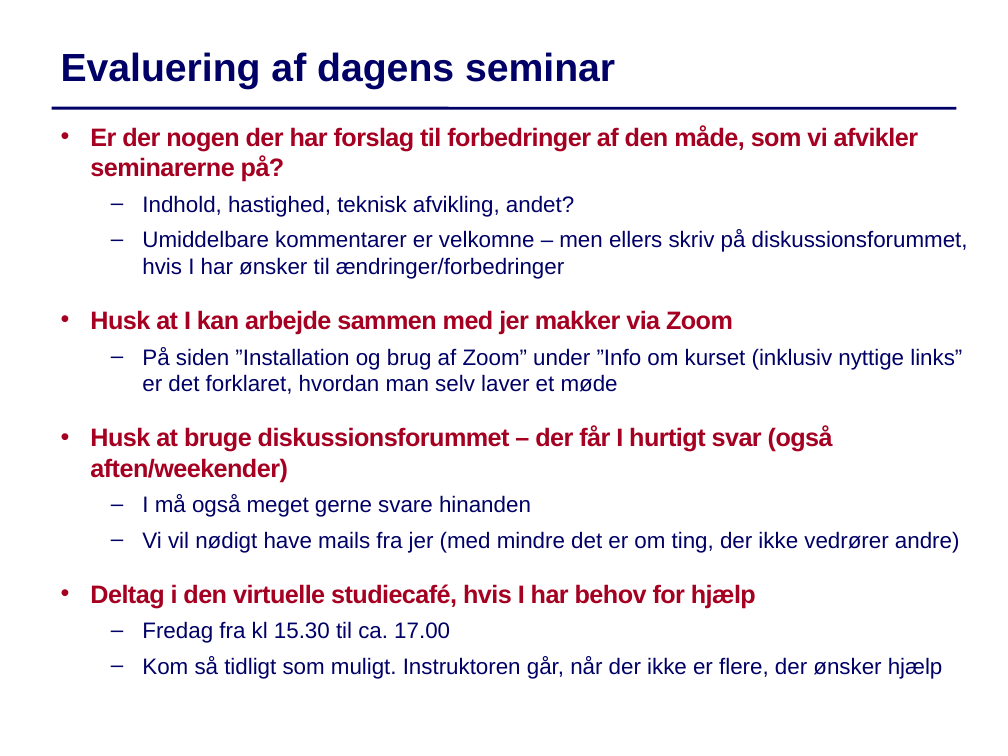
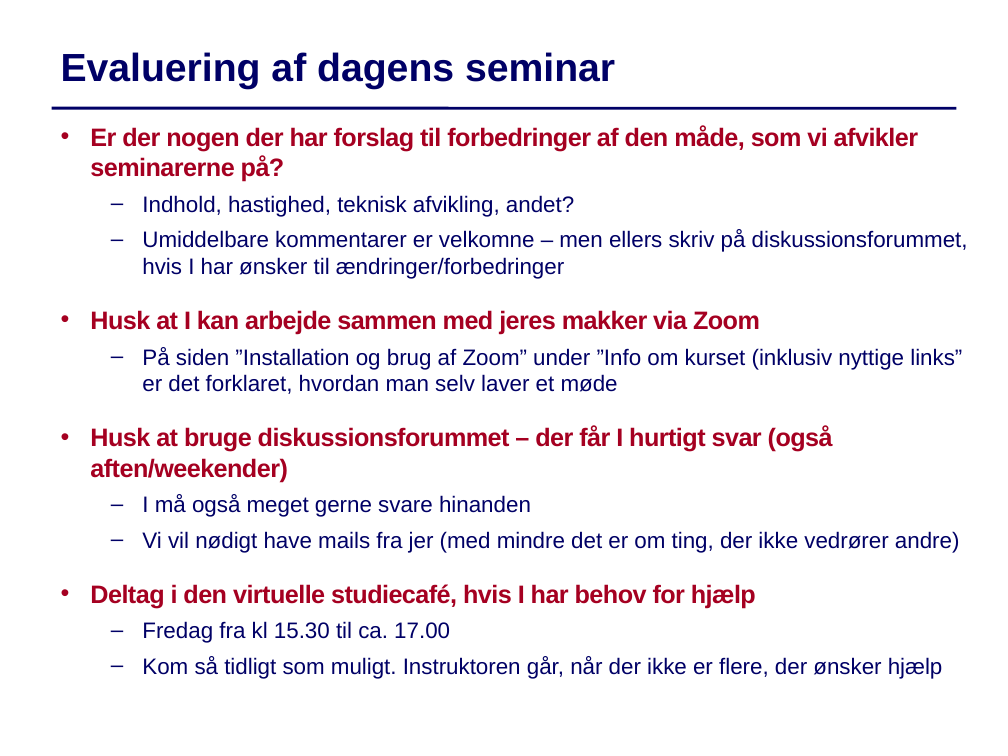
Before and after one commit to IntProgAU/Materiale, a slide deck: slide 6 of web/g24/status/Status2.pptx. Drawn at 1008x756 pixels with LibreOffice and Linux fonts; fonts in the diff are those of the drawing. Boxes give left, top, right and bottom in pixels: in the first picture for what was removed or moved away, otherwise in the second. Text is boxed around its words. In the diff, an @@ line names an element or a change of style, - is before the commit and + after.

```diff
--- a/web/g24/status/Status2.pptx
+++ b/web/g24/status/Status2.pptx
@@ text at box(90, 310, 760, 334): text changed @@
-  • Husk at I kan arbejde sammen med jer makker via Zoom
+  • Husk at I kan arbejde sammen med jeres makker via Zoom
```
Also in this commit, not shown: 1 other file.
